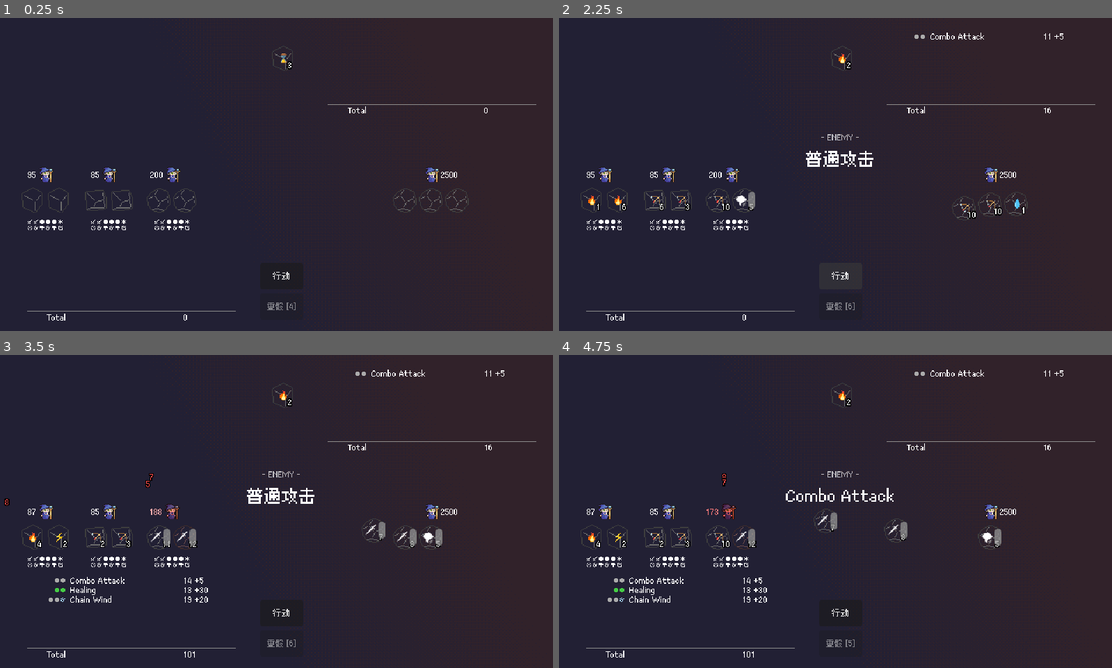
Above: before the commit, frames 1-4 (two rows, left to right).
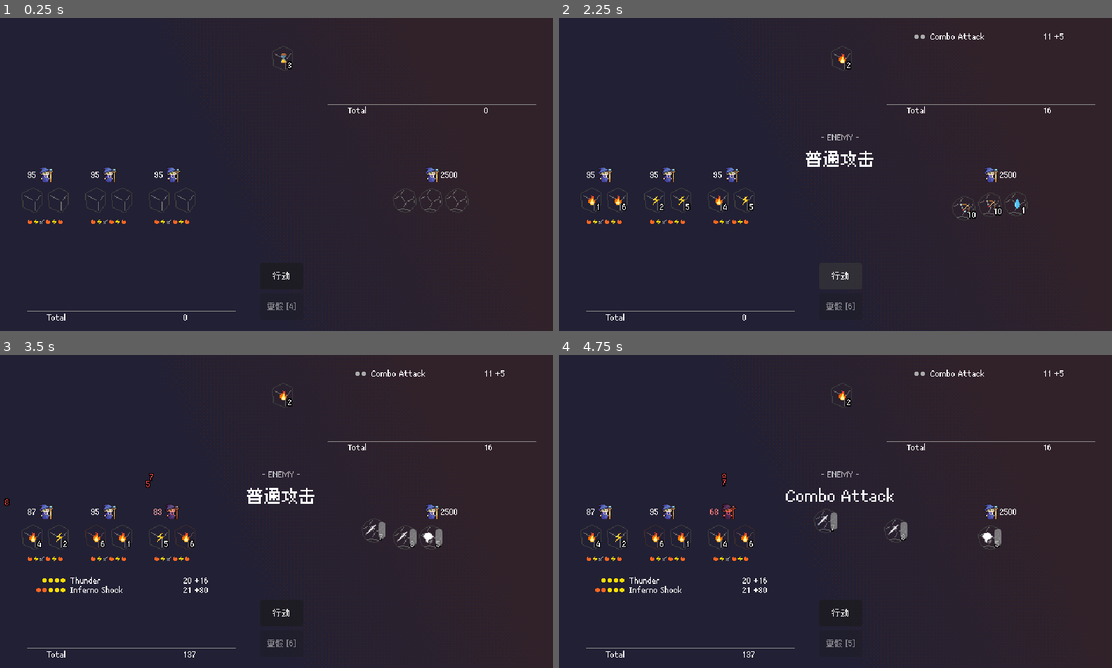
Above: after the commit, the same moments.

Repository: betairylia/DiceQuestPro
Game: Godot game, scene res://Prototyping/Prototype.tscn
Same seed, same stepped clock (60 frames per second), same inputs: the game is played once before the commit and once after it.
Inputs (mouse positions are in pixels of both pictures, inside the frame that each line leads up to):
- Up to frame 1 (0.25 s): no input
- Up to frame 2 (2.25 s): click "行动" at 0.5 s; click "行动" at 1.25 s; click "行动" at 2 s
- Up to frame 3 (3.5 s): move the mouse to (132, 511) at 2.77 s; click (132, 511) at 2.92 s
- Up to frame 4 (4.75 s): move the mouse to (719, 536) at 3.52 s; click (719, 536) at 3.67 s; click "重骰 [6]" at 4.25 s

The runs differ from the first frame. In frame 1, 0.6% of the frame differs, in the area x 5-36%, y 49-68%; in frame 2, 0.7%; in frame 3, 1.1%, in the area x 5-38%, y 49-97%; in frame 4, 1.1%.

Commit message:
Checkpoint before dynamic player/enemy spawning in combat.gd
Co-Authored-By: Claude Opus 4.6 <noreply@anthropic.com>

Diff:
--- a/Prototyping/HUD/SpellDetailView/spells_detail.gd
+++ b/Prototyping/HUD/SpellDetailView/spells_detail.gd
@@ -3,62 +3,8 @@
 
 const SPELL_ROW = preload("res://Prototyping/HUD/SpellDetailView/spell_row.tscn")
 
-const ELEMENT_COLORS = {
-	# Physical (white / silver)
-	Consts.Elements.Sword:   Color(0.67, 0.67, 0.67),
-	Consts.Elements.Bow:     Color(0.67, 0.67, 0.67),
-	Consts.Elements.Defense: Color(0.80, 0.80, 0.80),
-	# Fire (orange / red)
-	Consts.Elements.Fire:    Color(1.0,  0.40, 0.13),
-	# Water (blue)
-	Consts.Elements.Water:   Color(0.27, 0.67, 1.0),
-	Consts.Elements.Ice:     Color(0.53, 0.80, 1.0),
-	# Thunder (yellow)
-	Consts.Elements.Thunder: Color(1.0,  0.87, 0.0),
-	Consts.Elements.Radiant: Color(1.0,  0.93, 0.47),
-	# Nature (green)
-	Consts.Elements.Nature:  Color(0.27, 0.80, 0.27),
-	Consts.Elements.Forest:  Color(0.13, 0.60, 0.33),
-	Consts.Elements.Heal:    Color(0.47, 0.93, 0.47),
-	# Dark (violet / crimson)
-	Consts.Elements.Dark:    Color(0.40, 0.13, 0.53),
-	Consts.Elements.Poison:  Color(0.60, 0.20, 0.60),
-	Consts.Elements.Blood:   Color(0.67, 0.13, 0.20),
-	# Wind
-	Consts.Elements.Wind:    Color(0.67, 0.87, 1.0),
-	# Special
-	Consts.Elements.Idle:    Color(0.50, 0.50, 0.50),
-	Consts.Elements.Revive:  Color(0.47, 0.93, 0.47),
-}
-
 @onready var _container := $ScrollContainer/SpellDetailContainer
 @onready var _total_damage := $TotalStats/Damage
-
-
-func _colored_pattern(pattern_str: String) -> String:
-	# Build a reverse map from shorthand char -> Elements value
-	var char_to_element := {}
-	for elem in Consts.SHORTHANDS:
-		char_to_element[Consts.SHORTHANDS[elem]] = elem
-
-	# Build a map from category char -> color (use first element as representative)
-	var category_color := {}
-	for cat_char in Consts.CATEGORIES:
-		var first_elem: Consts.Elements = Consts.CATEGORIES[cat_char][0]
-		category_color[cat_char] = ELEMENT_COLORS[first_elem]
-
-	var result := ""
-	for i in pattern_str.length():
-		var c := pattern_str[i]
-		if char_to_element.has(c):
-			var col: Color = ELEMENT_COLORS[char_to_element[c]]
-			result += "[color=#%s]%s[/color]" % [col.to_html(false), c]
-		elif category_color.has(c):
-			var col: Color = category_color[c]
-			result += "[color=#%s]%s[/color]" % [col.to_html(false), c]
-		else:
-			result += c
-	return result
 
 
 func populate(matches: Array[MatchedSpell]) -> void:
@@ -69,7 +15,7 @@
 		var row := SPELL_ROW.instantiate()
 		_container.add_child(row)
 		row.get_node("Pattern").bbcode_enabled = true
-		row.get_node("Pattern").text = _colored_pattern(ms.level_data().pattern)
+		row.get_node("Pattern").text = Consts.colored_pattern(ms.level_data().pattern)
 		row.get_node("Name").text = ms.level_data().display_name
 		row.get_node("Damage").text = "%d +%d" % [ms.digit_sum(), ms.level_data().power]
 
--- a/Prototyping/Nodes/Player/PlayerMob.tscn
+++ b/Prototyping/Nodes/Player/PlayerMob.tscn
@@ -22,5 +22,4 @@
 theme_override_fonts/normal_font = ExtResource("3_nvgh0")
 theme_override_font_sizes/normal_font_size = 7
 bbcode_enabled = true
-text = "SSdfwILAGAGB"
 horizontal_alignment = 1
--- a/Prototyping/Nodes/Player/player_combat.gd
+++ b/Prototyping/Nodes/Player/player_combat.gd
@@ -1,11 +1,15 @@
 extends Mob
 
-
-# Called when the node enters the scene tree for the first time.
-func _ready() -> void:
-	pass
+@onready var _dice_preview: RichTextLabel = $DicePreview
 
 
-# Called every frame. 'delta' is the elapsed time since the previous frame.
-func _process(delta: float) -> void:
-	pass
+func _ready() -> void:
+	dice_changed.connect(_on_dice_changed)
+
+
+func _on_dice_changed() -> void:
+	var dice := get_dice()
+	if dice.is_empty():
+		_dice_preview.text = ""
+		return
+	_dice_preview.text = Consts.dice_face_preview(dice[0].dice_data)
--- a/Prototyping/Prototype.tscn
+++ b/Prototyping/Prototype.tscn
@@ -6,7 +6,6 @@
 [ext_resource type="Script" uid="uid://u28a8vpslbd3" path="res://Source/Core/Structs/spell.gd" id="2_5couh"]
 [ext_resource type="Script" uid="uid://crdy3x714y4kr" path="res://Source/Core/Structs/mob_data.gd" id="2_544xo"]
 [ext_resource type="PackedScene" uid="uid://dffl3j136dlbl" path="res://Prototyping/HUD/Combat-HUD.tscn" id="3_4tqe8"]
-[ext_resource type="Resource" uid="uid://dlh8khjpdcde1" path="res://Prototyping/Data/Players/Fighter.tres" id="3_5couh"]
 [ext_resource type="Resource" uid="uid://bnigeirx8he57" path="res://Prototyping/Data/Players/FireMage.tres" id="3_eo8vy"]
 [ext_resource type="Resource" uid="uid://cynsf2ki8sg17" path="res://Prototyping/Data/Spells/Fires.tres" id="3_fro8r"]
 [ext_resource type="Resource" uid="uid://1t67xfx12xog" path="res://Prototyping/Data/Spells/Swords.tres" id="4_tq74n"]
@@ -24,20 +23,11 @@
 [ext_resource type="PackedScene" uid="uid://ctf70ay22bp3p" path="res://Prototyping/Nodes/RollableDice.tscn" id="12_fro8r"]
 [ext_resource type="Resource" uid="uid://1adwuvchnafn" path="res://Prototyping/Data/Spells/Winds.tres" id="12_ul34t"]
 [ext_resource type="Resource" uid="uid://cxwxfdiqdljjt" path="res://Prototyping/Data/Spells/Natures.tres" id="12_wm1of"]
-[ext_resource type="Resource" uid="uid://bb8jmruf03vix" path="res://Prototyping/Data/Players/ElfArcherD10.tres" id="15_mpsw7"]
 [ext_resource type="Script" uid="uid://dl5xgr47sh7i" path="res://Source/Core/Structs/dice_data.gd" id="16_icd36"]
-[ext_resource type="Resource" uid="uid://c87emhw172smo" path="res://Prototyping/Data/Players/CommonDice/ReviveD8.tres" id="16_wm1of"]
 [ext_resource type="Resource" uid="uid://dkqj6fyl7bnmf" path="res://Prototyping/Data/Spells/FireThunder.tres" id="16_ycbir"]
 [ext_resource type="Resource" uid="uid://df564as2tvbjv" path="res://Prototyping/Data/Spells/FlameStrike.tres" id="17_dulny"]
 [ext_resource type="Resource" uid="uid://cfvv3kt620lpc" path="res://Prototyping/Data/Spells/WaterWind.tres" id="18_gs7dv"]
 [ext_resource type="PackedScene" uid="uid://cudniidbhg3a2" path="res://Prototyping/Nodes/Player/PlayerMob.tscn" id="29_ayfox"]
-
-[sub_resource type="Resource" id="Resource_4n6si"]
-script = ExtResource("2_544xo")
-max_health = 85
-alive_dice = Array[ExtResource("16_icd36")]([ExtResource("15_mpsw7"), ExtResource("15_mpsw7")])
-dead_dice = Array[ExtResource("16_icd36")]([ExtResource("16_wm1of")])
-metadata/_custom_type_script = "uid://crdy3x714y4kr"
 
 [sub_resource type="Resource" id="Resource_w0thr"]
 script = ExtResource("16_icd36")
@@ -48,7 +38,7 @@
 [node name="Prototype" type="Node" unique_id=894070372]
 script = ExtResource("1_c6oeu")
 spells = Array[ExtResource("2_5couh")]([ExtResource("6_lo0wb"), ExtResource("4_tq74n"), ExtResource("7_icd36"), ExtReso …(337 unchanged characters)…
-playersData = Array[ExtResource("2_544xo")]([ExtResource("3_5couh"), SubResource("Resource_4n6si"), ExtResource("3_eo8vy")])
+playersData = Array[ExtResource("2_544xo")]([ExtResource("3_eo8vy"), ExtResource("3_eo8vy"), ExtResource("3_eo8vy")])
 enemiesData = Array[ExtResource("2_544xo")]([ExtResource("7_epufo")])
 envDie = SubResource("Resource_w0thr")
 
--- a/Source/Core/consts.gd
+++ b/Source/Core/consts.gd
@@ -86,3 +86,70 @@
 	"d": [Elements.Dark, Elements.Poison, Elements.Blood],   # Dark, near-black violet / crimson / red -ish
 	"m": [Elements.Fire, Elements.Water, Elements.Thunder, Elements.Wind, Elements.Nature],  # Magical
 }
+
+const ELEMENT_COLORS = {
+	# Physical (white / silver)
+	Elements.Sword:   Color(0.67, 0.67, 0.67),
+	Elements.Bow:     Color(0.67, 0.67, 0.67),
+	Elements.Defense: Color(0.80, 0.80, 0.80),
+	# Fire (orange / red)
+	Elements.Fire:    Color(1.0,  0.40, 0.13),
+	# Water (blue)
+	Elements.Water:   Color(0.27, 0.67, 1.0),
+	Elements.Ice:     Color(0.53, 0.80, 1.0),
+	# Thunder (yellow)
+	Elements.Thunder: Color(1.0,  0.87, 0.0),
+	Elements.Radiant: Color(1.0,  0.93, 0.47),
+	# Nature (green)
+	Elements.Nature:  Color(0.27, 0.80, 0.27),
+	Elements.Forest:  Color(0.13, 0.60, 0.33),
+	Elements.Heal:    Color(0.47, 0.93, 0.47),
+	# Dark (violet / crimson)
+	Elements.Dark:    Color(0.40, 0.13, 0.53),
+	Elements.Poison:  Color(0.60, 0.20, 0.60),
+	Elements.Blood:   Color(0.67, 0.13, 0.20),
+	# Wind
+	Elements.Wind:    Color(0.67, 0.87, 1.0),
+	# Special
+	Elements.Idle:    Color(0.50, 0.50, 0.50),
+	Elements.Revive:  Color(0.47, 0.93, 0.47),
+}
+
+
+static func colored_pattern(pattern_str: String) -> String:
+	var char_to_element := {}
+	for elem in SHORTHANDS:
+		char_to_element[SHORTHANDS[elem]] = elem
+
+	var category_color := {}
+	for cat_char in CATEGORIES:
+		var first_elem: Elements = CATEGORIES[cat_char][0]
+		category_color[cat_char] = ELEMENT_COLORS[first_elem]
+
+	var result := ""
+	for i in pattern_str.length():
+		var c := pattern_str[i]
+		if char_to_element.has(c):
+			var col: Color = ELEMENT_COLORS[char_to_element[c]]
+			result += "[color=#%s]%s[/color]" % [col.to_html(false), c]
+		elif category_color.has(c):
+			var col: Color = category_color[c]
+			result += "[color=#%s]%s[/color]" % [col.to_html(false), c]
+		else:
+			result += c
+	return result
+
+
+static func dice_face_preview(dice: DiceData) -> String:
+	var face_count := dice.face_count()
+	var pattern := ""
+	for i in face_count:
+		if i < dice.elements.size():
+			pattern += SHORTHANDS.get(dice.elements[i], "?")
+		else:
+			pattern += "?"
+	# Line break rules: D4(4)=1 line, D6(6)=1 line, D8+(8,10,12)=2 lines
+	if face_count > 6:
+		var half := face_count / 2
+		pattern = pattern.substr(0, half) + "\n" + pattern.substr(half)
+	return colored_pattern(pattern)
--- a/Source/Core/mob.gd
+++ b/Source/Core/mob.gd
@@ -6,6 +6,7 @@
 signal health_changed(health: int, max_health: int)
 signal died
 signal revived
+signal dice_changed
 
 const ROLLABLE_DICE_SCENE = preload("res://Prototyping/Nodes/RollableDice.tscn")
 const POPUP_TEXT_SCENE = preload("res://Prototyping/Nodes/popup_text.tscn")
@@ -138,3 +139,4 @@
 		dice_node.setup(dice_data[i])
 		dice_node.source = self
 		_dice.append(dice_node)
+	dice_changed.emit()
Binary file changed: Prototyping/Sprites/PatternFont.png
